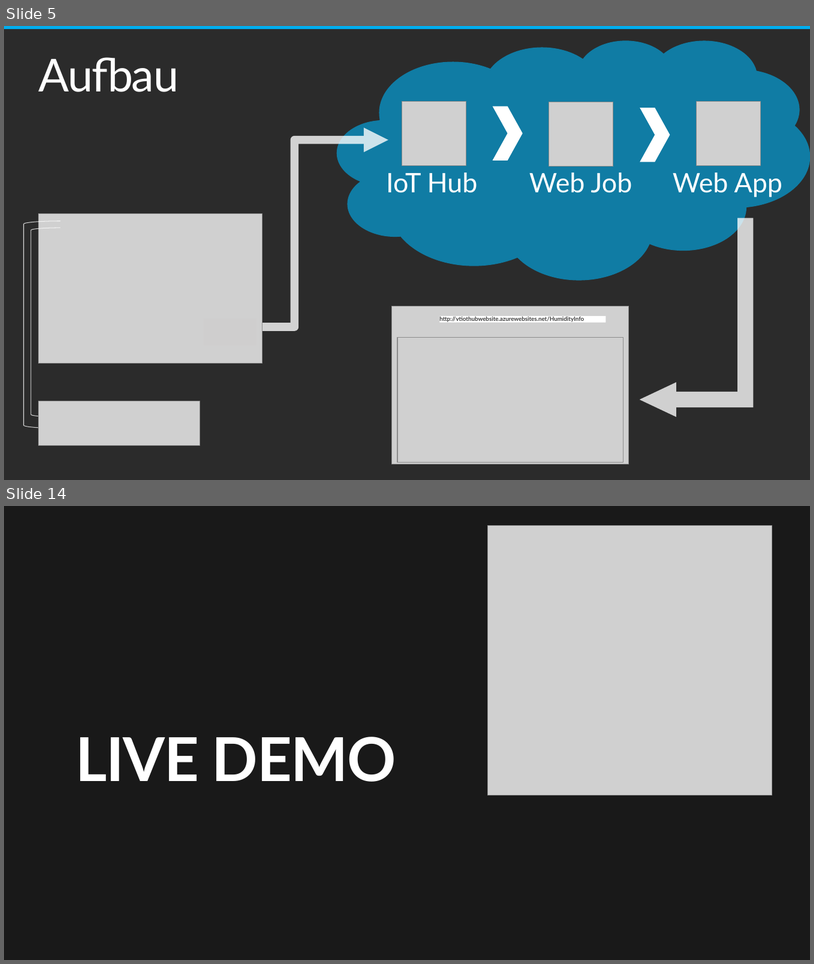
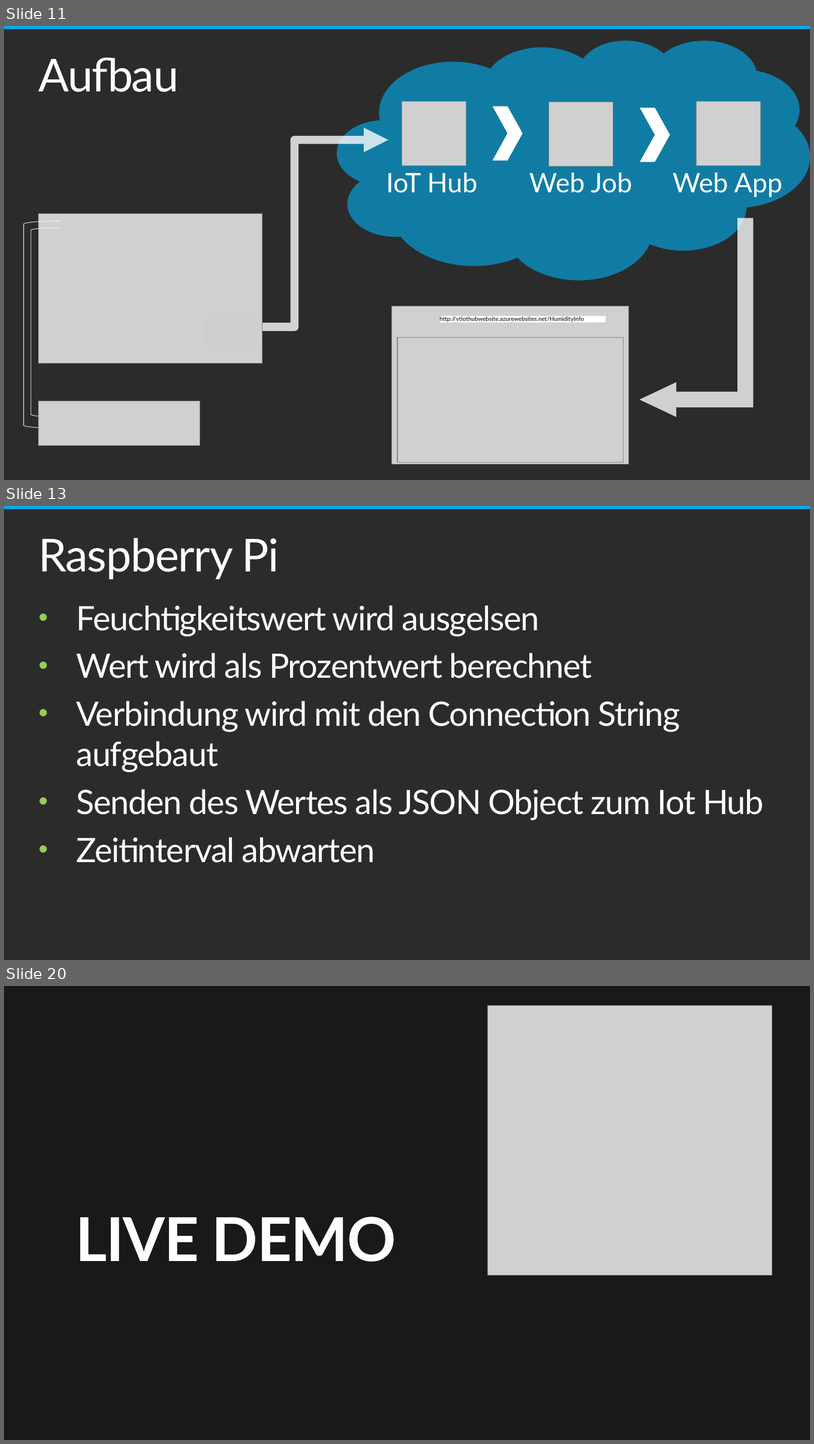
Before and after one commit to chriz239/VtIoTHub, a slide deck: Semesterprojekt_VT.pptx. Shown one above the other, each under a label of ours: slides 5 and 14 before the commit, slides 11, 13 and 20 after it; the slides between them are not shown. The pictures are 814x964 and 814x1444 pixels, drawn with LibreOffice and Linux fonts; fonts in the diff are those of the drawing; grey boxes stand for pictures; background and template pictures are left out; a plain dark background stands for a picture behind light text. Boxes give left, top, right and bottom in pixels: in the first picture for what was removed or moved away, otherwise in the second. Text is boxed around its words. In the diff, an @@ line names an element or a change of style, - is before the commit and + after.

```diff
--- a/Semesterprojekt_VT.pptx
+++ b/Semesterprojekt_VT.pptx
@@ slide 13 added at [4,506,810,960], background picture (left out); not listed: 1 template element that a slide beside it also shows @@
@@ title added at [38,538,279,579], 54 pt, text #FFFFFF @@
+Raspberry Pi
@@ text added at [77,605,764,862], 40 pt, text #FFFFFF @@
+• Feuchtigkeitswert wird ausgelsen
+• Wert wird als Prozentwert berechnet
+• Verbindung wird mit den Connection String aufgebaut
+• Senden des Wertes als JSON Object zum Iot Hub
+• Zeitinterval abwarten
@@ what was slide 5 is now slide 11 @@
@@ what was slide 14 is now slide 20 @@
```
Also in this commit, not shown: 2 slides changed, 10 other slides added, 5 slides removed.
